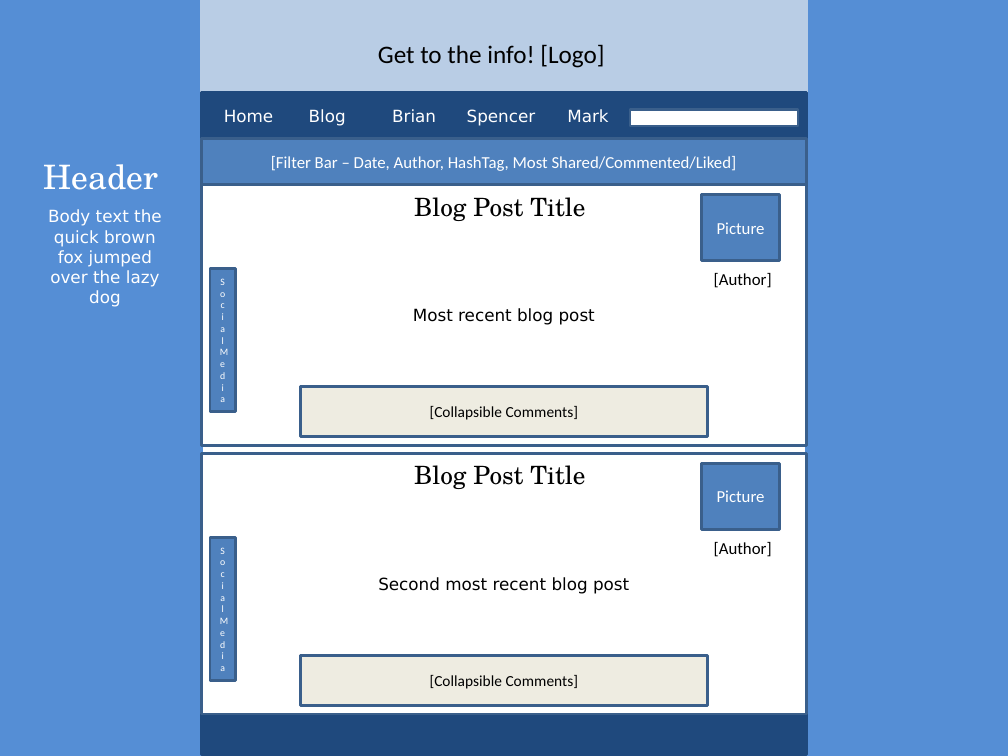
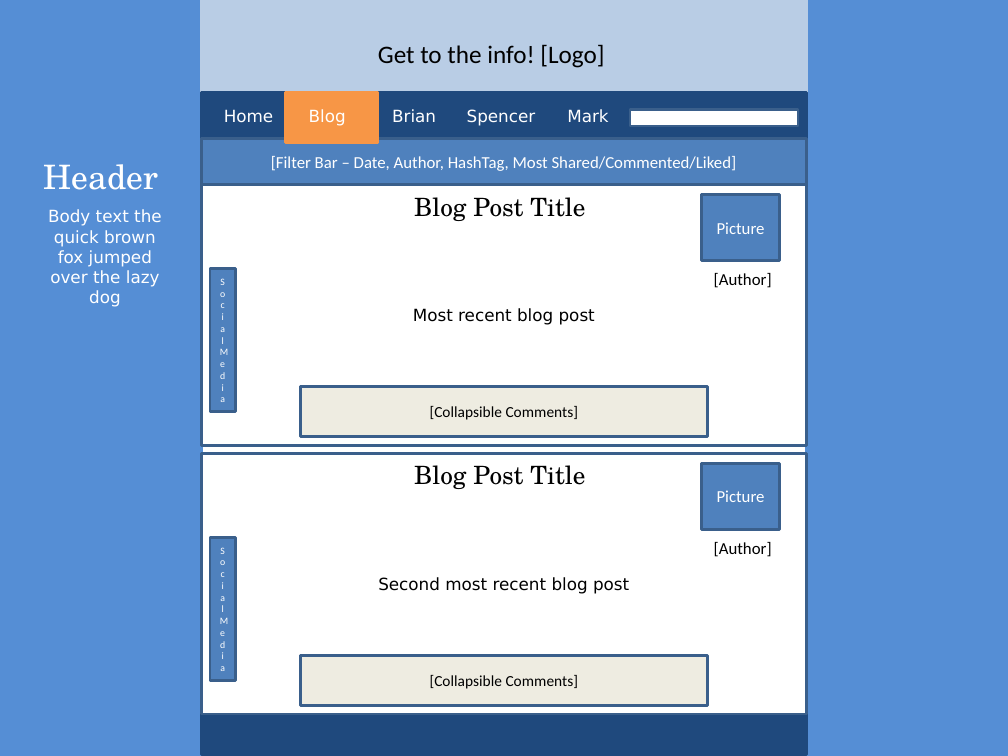
Before and after one commit to b2chae/BMS-Web-Development, a slide deck: slide 3 of Wireframes.pptx. Drawn at 1008x756 pixels with LibreOffice and Linux fonts; fonts in the diff are those of the drawing. Boxes give left, top, right and bottom in pixels: in the first picture for what was removed or moved away, otherwise in the second. Text is boxed around its words. In the diff, an @@ line names an element or a change of style, - is before the commit and + after.

```diff
--- a/Wireframes.pptx
+++ b/Wireframes.pptx
@@ rectangle added at box(285, 93, 378, 143), fill #F79646, outline #F79646 2 pt @@
```
Also in this commit, not shown: 2 other slides changed, 1 slide added, 2 other files.
